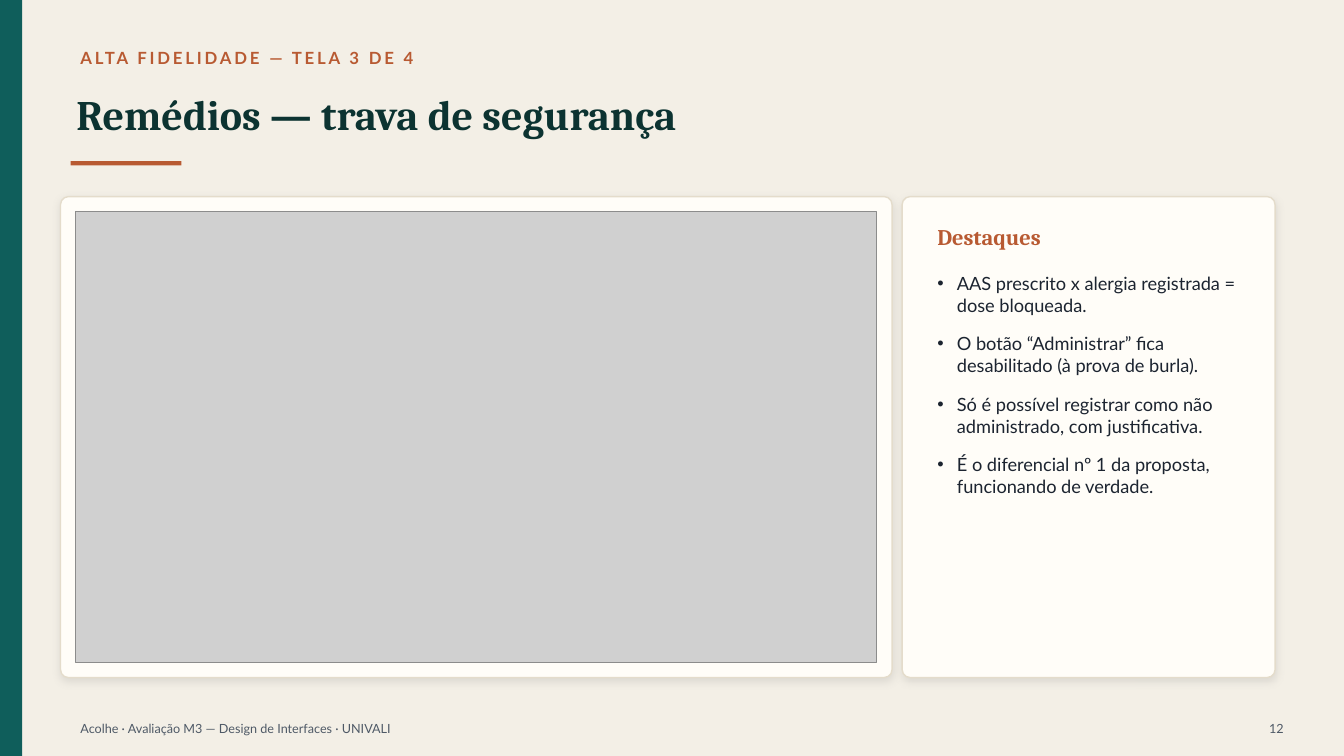
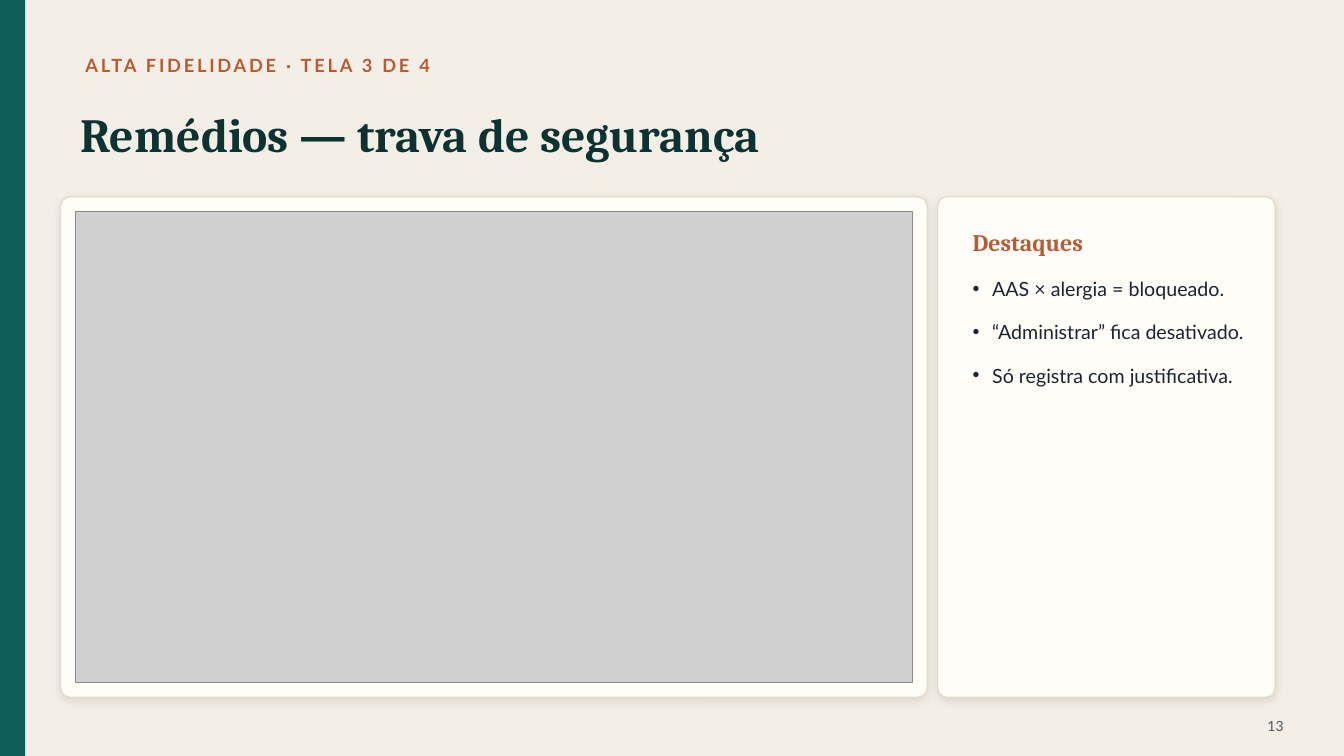
Before and after one commit to jbr121/acolhe-ilpi, a slide deck: slide 14 of apresentacao/Acolhe-Apresentacao-M3.pptx (slide 13 before the commit). Drawn at 1344x756 pixels with LibreOffice and Linux fonts; fonts in the diff are those of the drawing; grey boxes stand for pictures. Boxes give left, top, right and bottom in pixels: in the first picture for what was removed or moved away, otherwise in the second. Text is boxed around its words. In the diff, an @@ line names an element or a change of style, - is before the commit and + after.

```diff
--- a/apresentacao/Acolhe-Apresentacao-M3.pptx
+++ b/apresentacao/Acolhe-Apresentacao-M3.pptx
@@ text at bbox=[362, 58, 430, 72]: text changed; size 12 to 13 pt @@
-ALTA FIDELIDADE — TELA 3 DE 4
+ALTA FIDELIDADE · TELA 3 DE 4
@@ text "Remédios — trava de segurança": place and size @@
-text "Remédios — trava de segurança" at bbox=[76, 100, 676, 140]
+text "Remédios — trava de segurança" at bbox=[80, 118, 759, 162]
@@ text "Remédios — trava de segurança" at bbox=[80, 118, 759, 162]: size 30 to 34 pt @@
@@ line removed from (71, 163) to (181, 163) @@
@@ rounded rectangle: place and size @@
-rounded rectangle at bbox=[60, 197, 892, 678]
+rounded rectangle at bbox=[60, 197, 928, 698]
@@ rounded rectangle at bbox=[60, 197, 928, 698]: proportions changed @@
@@ rounded rectangle at bbox=[938, 197, 1275, 698]: proportions changed @@
@@ rounded rectangle: place and size @@
-rounded rectangle at bbox=[902, 197, 1275, 678]
+rounded rectangle at bbox=[938, 197, 1275, 698]
@@ picture: place and size @@
-picture at bbox=[76, 212, 877, 662]
+picture at bbox=[76, 212, 912, 683]
@@ text "Destaques": place and size @@
-text "Destaques" at bbox=[937, 230, 1041, 250]
+text "Destaques" at bbox=[973, 235, 1083, 256]
@@ text "Destaques" at bbox=[973, 235, 1083, 256]: size 16 to 17 pt @@
@@ text at bbox=[992, 281, 1244, 387]: text changed; size 13 to 14 pt @@
-• AAS prescrito x alergia registrada = dose bloqueada.
-• O botão “Administrar” fica desabilitado (à prova de burla).
-• Só é possível registrar como não administrado, com justificativa.
-• É o diferencial nº 1 da proposta, funcionando de verdade.
+• AAS × alergia = bloqueado.
+• “Administrar” fica desativado.
+• Só registra com justificativa.
@@ text removed at bbox=[80, 724, 391, 736] @@
-Acolhe · Avaliação M3 — Design de Interfaces · UNIVALI
@@ text added at bbox=[1267, 721, 1283, 731], 10 pt, text #4E5966 @@
+13
@@ text removed at bbox=[1269, 724, 1284, 733] @@
-12
```
Also in this commit, not shown: 12 other slides changed, 7 slides added, 6 slides removed, 1 other file.
